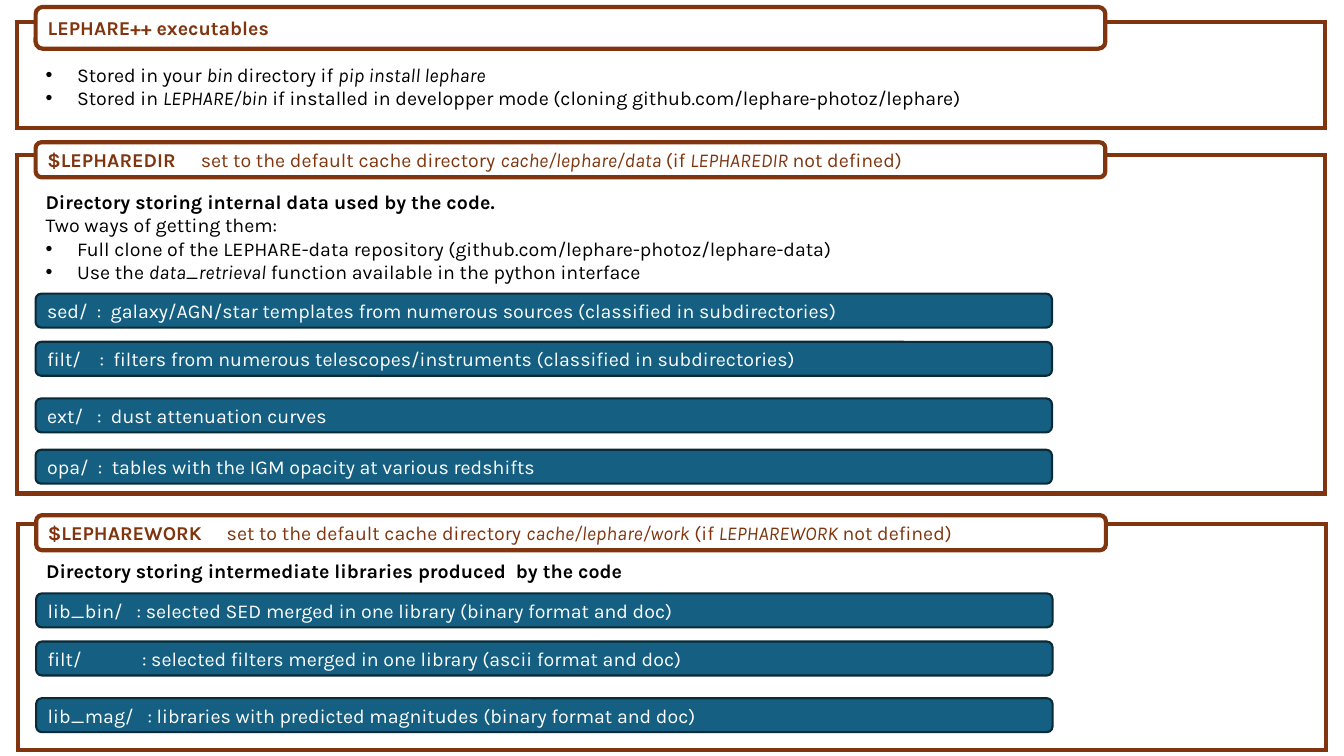
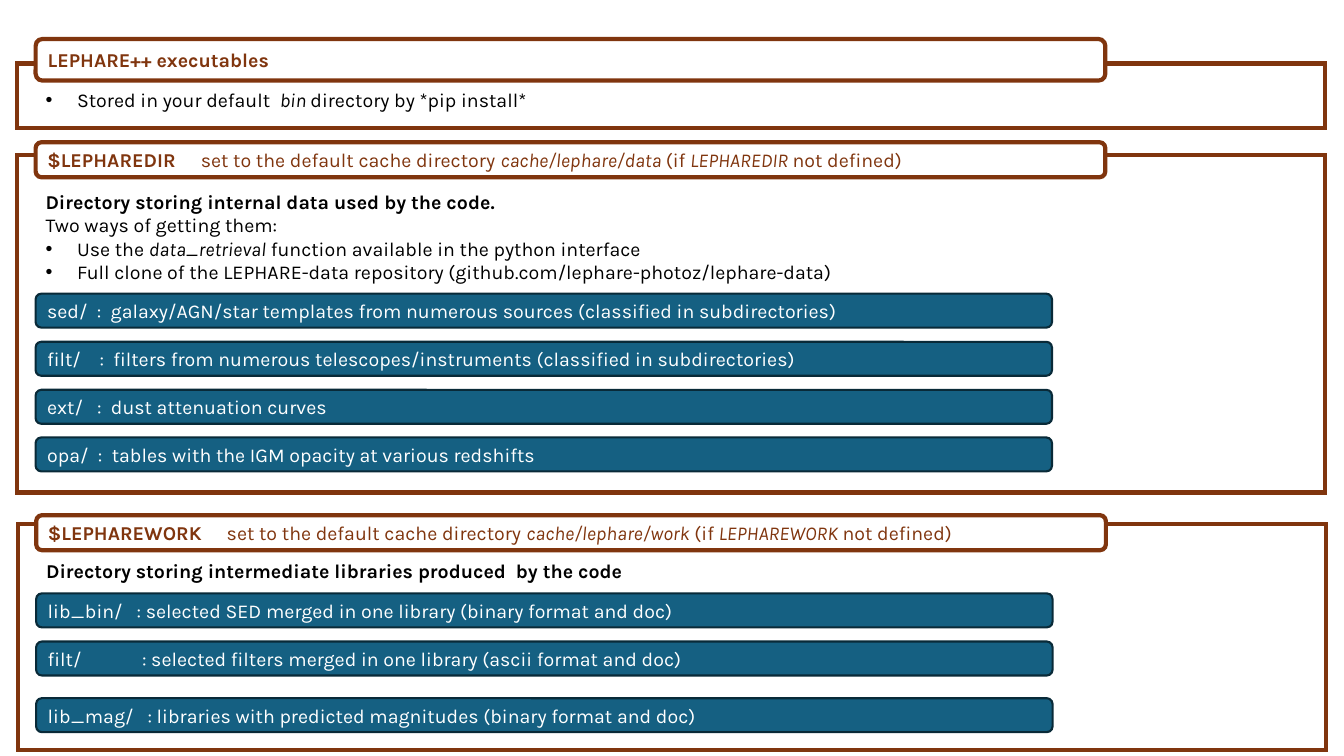
Before and after one commit to lephare-photoz/lephare, a slide deck: slide 2 of docs/figures/LePHARE.pptx. Drawn at 1344x756 pixels with LibreOffice and Linux fonts; fonts in the diff are those of the drawing. Boxes give left, top, right and bottom in pixels: in the first picture for what was removed or moved away, otherwise in the second. Text is boxed around its words. In the diff, an @@ line names an element or a change of style, - is before the commit and + after.

```diff
--- a/docs/figures/LePHARE.pptx
+++ b/docs/figures/LePHARE.pptx
@@ rounded rectangle "LEPHARE++ executables": place and size @@
-rounded rectangle "LEPHARE++ executables" at (35,7,1105,48)
+rounded rectangle "LEPHARE++ executables" at (35,39,1105,81)
@@ rectangle: place and size @@
-rectangle at (17,22,1325,128)
+rectangle at (17,64,1325,128)
@@ text at (77,93,526,112): text changed @@
-• Stored in your bin directory if pip install lephare
-• Stored in LEPHARE/bin if installed in developper mode (cloning github.com/lephare-photoz/lephare)
+• Stored in your default bin directory by *pip install*
@@ text at (77,242,641,261): paragraph added @@
+• Use the data_retrieval function available in the python interface
@@ text at (77,265,641,284): paragraph removed @@
-• Use the data_retrieval function available in the python interface
@@ rounded rectangle "ext/ : dust attenuation curves": place and size @@
-rounded rectangle "ext/ : dust attenuation curves" at (35,398,1052,433)
+rounded rectangle "ext/ : dust attenuation curves" at (35,390,1052,424)
@@ rounded rectangle "opa/ : tables with the ...": place and size @@
-rounded rectangle "opa/ : tables with the ..." at (35,450,1052,484)
+rounded rectangle "opa/ : tables with the ..." at (35,438,1052,472)
```
Also in this commit, not shown: 2 other files.
